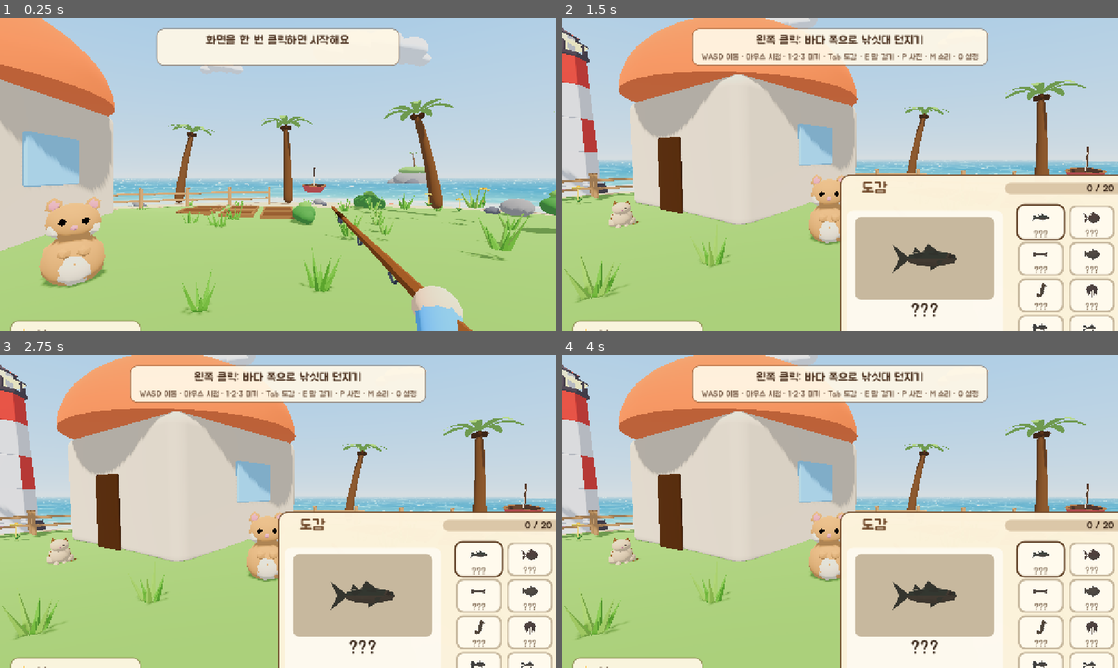
Above: before the commit, frames 1-4 (two rows, left to right).
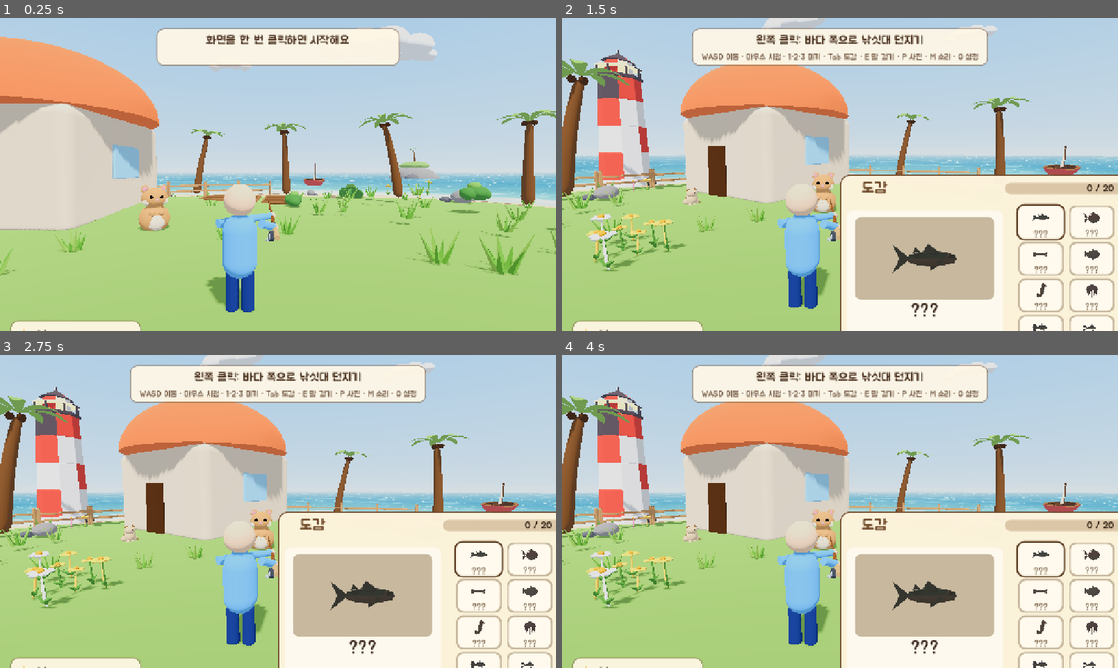
Above: after the commit, the same moments.

Repository: qudrhks36-svg/hanroro-seat-checker
Game: Godot game, scene res://main.tscn
Two runs of this game, one before a commit and one after it. Both use one fixed random seed, a clock stepped at 60 frames per second and the inputs below.
Inputs (mouse positions are in pixels of both pictures, inside the frame that each line leads up to):
- Up to frame 1 (0.25 s): no input
- Up to frame 2 (1.5 s): tap Enter at 0.5 s; move the mouse to (962, 158) at 0.52 s; hold Right 0.53-1.28 s; tap E at 0.6 s; click (962, 158) at 0.67 s; move the mouse to (812, 174) at 1.27 s; hold Up from 1.28 s (still down); tap Tab at 1.35 s
- Up to frame 3 (2.75 s): keep holding Up; tap Space at 2 s; move the mouse to (289, 505) at 2.02 s; tap F at 2.1 s
- Up to frame 4 (4 s): keep holding Up; move the mouse to (834, 517) at 2.77 s; tap 1 at 2.85 s; click (834, 517) at 2.92 s; move the mouse to (878, 514) at 3.52 s; tap 6 at 3.6 s

The runs differ from the first frame. In frame 1, 30% of the frame differs, in the area x 0-100%, y 0-100%; in frame 2, 26%; in frame 3, 26%; in frame 4, 26%.

Commit message:
feat(godot): third-person camera and visible player body (step 1)
Co-Authored-By: Claude Sonnet 5.5 <noreply@anthropic.com>

Diff:
--- a/fishing-game/godot/scripts/cabin.gd
+++ b/fishing-game/godot/scripts/cabin.gd
@@ -204,7 +204,8 @@
 		return
 	busy = true
 	await _fade(0.0, 1.0)
-	player.global_position = ROOM + Vector3(0, STAND_HEIGHT, ROOM_D * 0.5 - 1.1)
+	player.global_position = ROOM + Vector3(0, STAND_HEIGHT, ROOM_D * 0.5 - 1.9)   # 문에서 1.9m 안쪽 (3인칭 카메라가 뒤로 물러날 자리)
+	player.view_back = 1.7
 	player.velocity = Vector3.ZERO
 	player.look(0.0, 0.0)   # 방 안쪽(북)을 봄
 	player.reset_physics_interpolation()
@@ -222,6 +223,7 @@
 	busy = true
 	await _fade(0.0, 1.0)
 	inside = false
+	player.view_back = player.VIEW_BACK
 	var y := _ground_y(STAND_OUT.x, STAND_OUT.z) + STAND_HEIGHT
 	player.global_position = Vector3(STAND_OUT.x, y, STAND_OUT.z)
 	player.velocity = Vector3.ZERO
--- a/fishing-game/godot/scripts/character.gd
+++ b/fishing-game/godot/scripts/character.gd
@@ -39,7 +39,7 @@
 	return Color(a[0], a[1], a[2])
 
 # 발이 y=0에 닿는 키 약 1.8m 캐릭터 (앞이 -z)
-static func build(o: Dictionary) -> Node3D:
+static func build(o: Dictionary, arms: bool = true) -> Node3D:
 	var root := Node3D.new()
 	var top := color_of(o["top"])
 	var bottom := color_of(o["bottom"])
@@ -55,9 +55,10 @@
 	else:
 		for x in [-0.12, 0.12]:
 			_part(root, _capsule(0.1, 0.75), bottom, Vector3(x, 0.4, 0))
-	for x in [-0.34, 0.34]:   # 팔: 소매 + 손
-		_part(root, _capsule(0.08, 0.62), top, Vector3(x, 1.1, 0))
-		_part(root, _sphere(0.075), SKIN, Vector3(x, 0.76, 0))
+	if arms:   # 팔: 소매 + 손 (3인칭 플레이어는 팔을 outfit_view.gd가 따로 그려서 끔)
+		for x in [-0.34, 0.34]:
+			_part(root, _capsule(0.08, 0.62), top, Vector3(x, 1.1, 0))
+			_part(root, _sphere(0.075), SKIN, Vector3(x, 0.76, 0))
 	_part(root, _sphere(0.24), SKIN, Vector3(0, 1.78, 0))   # 머리
 	for x in [-0.09, 0.09]:
 		_part(root, _sphere(0.03), Color(0.15, 0.1, 0.1), Vector3(x, 1.8, -0.21))
--- a/fishing-game/godot/scripts/fishing_rod.gd
+++ b/fishing-game/godot/scripts/fishing_rod.gd
@@ -26,7 +26,8 @@
 const BAR_W := 600.0
 const ROD_LENGTH := [1.0, 1.15, 1.3]   # 낚싯대 단계별 길이 배율 (모델 길이도 1.4 / 1.61 / 1.82)
 
-var cam: Camera3D
+var cam: Camera3D                       # 눈(판정용)
+var view_cam: Camera3D                  # 화면 카메라(3인칭): 화면 좌표 계산용
 var world: Node3D
 var state := S.IDLE
 var selected_bait := 0
@@ -275,7 +276,7 @@
 	_update_guide()
 	if state == S.BITING:
 		bang.visible = true
-		var sp := cam.unproject_position(bobber.global_position + Vector3.UP * 0.8)
+		var sp := (view_cam if view_cam != null else cam).unproject_position(bobber.global_position + Vector3.UP * 0.8)
 		bang.position = sp - bang.size * 0.5
 
 func _cast() -> void:
@@ -373,7 +374,7 @@
 	var f: Dictionary = Game.fish[hooked]
 	SaveScript.save_game()
 	if result_card != null:
-		result_card.show_result(hooked, was_new, cm, record, cam.unproject_position(bobber.global_position), goal_done)
+		result_card.show_result(hooked, was_new, cm, record, (view_cam if view_cam != null else cam).unproject_position(bobber.global_position), goal_done)
 	print("[FG] catch #", catches, " ", f["name"], " ", cm, "cm ", f["rarity"], " period=", TimeScript.period, " bait=", cast_bait)
 	_end_reel()
 
--- a/fishing-game/godot/scripts/main.gd
+++ b/fishing-game/godot/scripts/main.gd
@@ -25,6 +25,7 @@
 const CabinScript := preload("res://scripts/cabin.gd")
 const WardrobeScript := preload("res://scripts/wardrobe.gd")
 const OutfitViewScript := preload("res://scripts/outfit_view.gd")
+const PlayerBodyScript := preload("res://scripts/player_body.gd")
 const FarmScript := preload("res://scripts/farm.gd")
 const LifeScript := preload("res://scripts/life.gd")
 const MeadowScript := preload("res://scripts/meadow.gd")
@@ -117,6 +118,12 @@
 	player.position = Vector3(0, 1.1, 0)
 	add_child(player)
 	weather.follow = player.cam
+	var pbody := Node3D.new()   # 3인칭 캐릭터 몸 (12단계)
+	pbody.set_script(PlayerBodyScript)
+	pbody.name = "Body"
+	player.add_child(pbody)
+	pbody.setup(player)
+	player.body = pbody
 	_apply_test_args()
 
 	# 저장 불러오기(도감·보유·기록·소지금), 낚시: 낚싯대·찌·줄·안내 판·릴 화면 (4단계)
@@ -127,6 +134,7 @@
 	fishing.set_script(FishingScript)
 	fishing.name = "Fishing"
 	add_child(fishing)
+	fishing.view_cam = player.view   # 화면 좌표(!/결과 카드)는 3인칭 카메라 기준
 	fishing.setup(player.cam, world)
 	var splash := Node3D.new()   # 물보라·물결 (8단계)
 	splash.set_script(SplashScript)
@@ -419,6 +427,8 @@
 		var e: Vector3 = DEBUG_CAMS[key][1]
 		player.position = Vector3(p.x, p.y - player.EYE_HEIGHT, -p.z)
 		player.look(-e.y, -e.x)   # 유니티 오일러(x 숙임, y 좌우)를 고닷으로: 숙임은 -x, 좌우는 z 반전이라 부호 반대
+	if _arg("fpv", "") != "":   # 시험용: 옛 1인칭 화면
+		player.set_fpv(true)
 	var yaw := _arg("yaw", "")            # 시험용: 바라보는 방향(도, 0=유니티 +Z, 90=왼쪽(유니티 -X))
 	if yaw != "":
 		player.look(float(yaw), float(_arg("pitch", "0")))   # 시험용 --pitch=도(아래로 숙임은 음수)
--- a/fishing-game/godot/scripts/outfit_view.gd
+++ b/fishing-game/godot/scripts/outfit_view.gd
@@ -19,8 +19,8 @@
 	hand_mat = StandardMaterial3D.new()
 	hand_mat.roughness = 1.0
 	hand_mat.albedo_color = CharacterScript.SKIN
-	# 오른손은 손잡이 가까이, 왼손은 낚싯대 가운데쯤
-	for spec in [[0.22, Vector3(0.62, -0.85, 0.30)], [0.5, Vector3(0.02, -0.9, 0.30)]]:
+	# 오른손은 손잡이 가까이, 왼손은 낚싯대 가운데쯤. 팔은 어깨(눈 기준 아래 0.3, 좌우 0.26)에서 시작(3인칭)
+	for spec in [[0.22, Vector3(0.26, -0.30, 0.0)], [0.5, Vector3(-0.26, -0.30, 0.0)]]:
 		var arm := MeshInstance3D.new()
 		var cm := CylinderMesh.new()
 		cm.top_radius = 0.045
--- a/fishing-game/godot/scripts/player.gd
+++ b/fishing-game/godot/scripts/player.gd
@@ -1,16 +1,26 @@
 extends CharacterBody3D
 # 플레이어 (포팅 2-2): WASD 이동, 마우스 시점, 중력. 유니티 PlayerController와 같은 값(속도 4, 감도 0.1도/픽셀, 중력 -20).
-# 몸(캡슐) 중심이 땅에서 약 1.02 위, 눈은 몸 중심에서 0.7 위(유니티: 몸 y 1.1, 눈 y 1.8).
+# 몸(캡슐) 중심이 땅에서 약 1.02 위. 3인칭(GDD 8번 [확정]): cam은 머리 높이(몸 중심 위 0.42)의 보이지 않는 "눈"으로 조준·말 걸기·낚시 판정이 그대로 쓰고,
+# 화면에 보이는 카메라 view는 어깨 뒤에서 따라오며 눈이 보는 방향의 15m 앞 한 점을 바라본다(십자 = 실제 조준).
 
 const Game := preload("res://scripts/game_state.gd")
 
 const SPEED := 4.0
 const GRAVITY := 20.0
 const MOUSE_SENS := 0.1          # 도/픽셀
-const EYE_HEIGHT := 0.7
+const EYE_HEIGHT := 0.42
+const VIEW_BACK := 3.2           # 3인칭 카메라: 눈에서 뒤로
+const VIEW_SIDE := 0.55          # 오른쪽으로
+const VIEW_UP := 0.35            # 위로
+const VIEW_AIM := 15.0           # 카메라가 바라볼 눈 앞 거리
+const VIEW_MIN := 0.9            # 이보다 가까우면 몸을 숨김
 const STEP_HEIGHT := 0.4        # 유니티 CharacterController: 계단 0.3 + 몸 표면 여유 0.08 → 모래 끝(-0.06)에서 부두 바닥(0.3)까지 오를 수 있음
 
-var cam: Camera3D
+var cam: Camera3D                # 눈(보이지 않음, 판정용)
+var view: Camera3D               # 화면 카메라(3인칭)
+var body: Node3D                 # 3인칭 몸(main.gd가 정함)
+var view_back := VIEW_BACK       # 지금 카메라 거리(집 안은 좁아서 cabin.gd가 줄임)
+var fpv := false                 # 시험용 --fpv=1: 옛 1인칭 화면
 var pitch := 0.0                 # 위아래 각도(도)
 var dbg := ""                    # 시험용: 지금 닿은 것들
 var test_walk := Vector2.ZERO    # 시험용: 키 대신 이 방향으로 걷게 함(x=오른쪽, y=앞)
@@ -25,9 +35,14 @@
 	floor_snap_length = STEP_HEIGHT + 0.1   # 계단·부두 끝에서 내려올 때 바닥에 붙어서 떨어지지 않게
 	cam = Camera3D.new()
 	cam.position = Vector3(0, EYE_HEIGHT, 0)
-	cam.current = true
+	cam.current = false
 	cam.fov = 60.0                  # 유니티 카메라 시야각(세로 60도). 고닷 기본은 75도
 	add_child(cam)
+	view = Camera3D.new()
+	view.top_level = true
+	view.current = true
+	view.fov = 60.0
+	add_child(view)
 
 func _unhandled_input(event: InputEvent) -> void:
 	if event is InputEventMouseMotion and Input.mouse_mode == Input.MOUSE_MODE_CAPTURED:
@@ -72,3 +87,26 @@
 	for i in get_slide_collision_count():
 		var c := get_slide_collision(i)
 		dbg += "%s n=%s | " % [(c.get_collider() as Node).name if c.get_collider() else "?", c.get_normal()]
+
+func set_fpv(on: bool) -> void:
+	fpv = on
+	cam.current = on
+	view.current = not on
+
+func _process(_delta: float) -> void:
+	var head := cam.global_position
+	var fwd := -cam.global_transform.basis.z
+	var desired := head + cam.global_transform.basis * Vector3(VIEW_SIDE, VIEW_UP, view_back)
+	var hit := get_world_3d().direct_space_state.intersect_ray(PhysicsRayQueryParameters3D.create(head, desired, 0xFFFFFFFF, [get_rid()]))
+	var pos := desired
+	if not hit.is_empty():   # 벽·나무에 닿으면 그 앞으로 당김
+		pos = hit.position + (head - desired).normalized() * 0.25
+	var target := head + fwd * VIEW_AIM
+	if (target - pos).length() > 0.01 and absf((target - pos).normalized().dot(Vector3.UP)) < 0.999:
+		view.look_at_from_position(pos, target, Vector3.UP)
+	else:
+		view.global_position = pos
+	var far_enough := pos.distance_to(head) > VIEW_MIN
+	if body != null:
+		body.visible = not fpv and far_enough
+	cam.visible = fpv or far_enough   # 낚싯대·팔도 카메라가 너무 가까우면 숨김
--- /dev/null
+++ b/fishing-game/godot/scripts/player_body.gd
@@ -0,0 +1,36 @@
+extends Node3D
+# 3인칭 캐릭터 몸 (GDD 8번 [확정] 3인칭 1단계): 옷장에서 고른 옷의 둥근 도형 사람(character.gd)을 플레이어 아래에 세운다. 0.8배 크기, 그림자 있음, 걸을 때 통통.
+# 팔은 outfit_view.gd가 어깨에서 낚싯대까지 따로 그리므로 몸 모델은 팔 없이 만든다. 옷이 바뀌면 다시 만든다.
+
+const Game := preload("res://scripts/game_state.gd")
+const CharacterScript := preload("res://scripts/character.gd")
+
+const BODY_SCALE := 0.8
+const FOOT := 1.02          # 플레이어(캡슐) 중심에서 발까지
+
+var player: CharacterBody3D
+var model: Node3D
+var shown_outfit := -1
+var t := 0.0
+
+func setup(p: CharacterBody3D) -> void:
+	player = p
+	position = Vector3(0, -FOOT, 0)
+	scale = Vector3.ONE * BODY_SCALE
+
+func _rebuild() -> void:
+	if model != null:
+		model.queue_free()
+	model = CharacterScript.build(Game.outfits[Game.outfit], false)
+	for n in model.find_children("*", "MeshInstance3D", true, false):
+		(n as MeshInstance3D).cast_shadow = GeometryInstance3D.SHADOW_CASTING_SETTING_ON
+	add_child(model)
+	shown_outfit = Game.outfit
+
+func _process(delta: float) -> void:
+	Game.ensure_loaded()
+	if shown_outfit != Game.outfit or model == null:
+		_rebuild()
+	var speed := Vector2(player.velocity.x, player.velocity.z).length()
+	t += delta * speed * 2.4
+	model.position.y = absf(sin(t)) * 0.06 * clampf(speed / 4.0, 0.0, 1.0)
Not shown, added: fishing-game/godot/scripts/player_body.gd.uid
Not shown, changed: fishing-game/changelog/2026-10-12.md
Not shown, changed: fishing-game/docs/GDD.md
